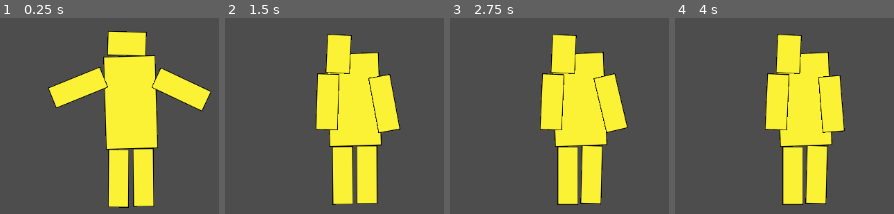
Above: before the commit, frames 1-4 (left to right).
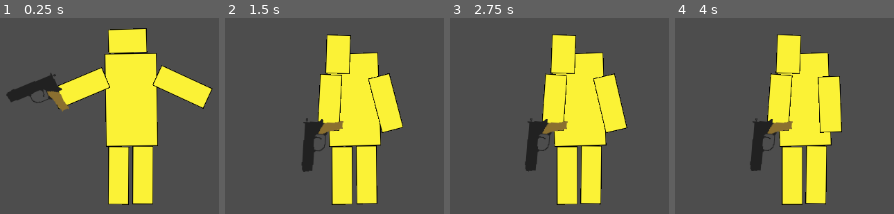
Above: after the commit, the same moments.

Repository: Jacob-Hawksley/Collision-Course
Game: Godot game, scene res://main.tscn
The game is run twice, just before and just after one commit, with the same random seed, the same clock (stepped at 60 frames per second) and the same inputs.
Inputs (mouse positions are in pixels of both pictures, inside the frame that each line leads up to):
- Up to frame 1 (0.25 s): no input
- Up to frame 2 (1.5 s): tap Enter at 0.5 s; move the mouse to (outside the picture) at 0.52 s; click (outside the picture) at 0.6 s; move the mouse to (417, 63) at 1.27 s; click (417, 63) at 1.35 s
- Up to frame 3 (2.75 s): move the mouse to (outside the picture) at 2.02 s; click (outside the picture) at 2.1 s
- Up to frame 4 (4 s): move the mouse to (outside the picture) at 2.77 s; click (outside the picture) at 2.85 s; move the mouse to (outside the picture) at 3.52 s; click (outside the picture) at 3.6 s

The runs differ from the first frame. In frame 1, 7.0% of the frame differs, in the area x 2-97%, y 5-97%; in frame 2, 5.1%; in frame 3, 4.8%; in frame 4, 4.9%.

Commit message:
Added pistol implementation

Diff:
--- /dev/null
+++ b/bullet.gd
@@ -0,0 +1 @@
+extends Area2D
--- /dev/null
+++ b/bullet.tscn
@@ -0,0 +1,24 @@
+[gd_scene load_steps=4 format=3 uid="uid://cl1edq5gg2k84"]
+
+[ext_resource type="Texture2D" uid="uid://b2que0fb06tlq" path="res://bullet.png" id="1_v7oki"]
+[ext_resource type="Script" uid="uid://dsmmfqrnw0rhl" path="res://bullet.gd" id="1_v8qja"]
+
+[sub_resource type="SpriteFrames" id="SpriteFrames_v8qja"]
+animations = [{
+"frames": [{
+"duration": 1.0,
+"texture": ExtResource("1_v7oki")
+}],
+"loop": true,
+"name": &"default",
+"speed": 5.0
+}]
+
+[node name="Bullet" type="Area2D"]
+script = ExtResource("1_v8qja")
+
+[node name="AnimatedSprite2D" type="AnimatedSprite2D" parent="."]
+sprite_frames = SubResource("SpriteFrames_v8qja")
+
+[node name="CollisionPolygon2D" type="CollisionPolygon2D" parent="."]
+polygon = PackedVector2Array(-25, 32, 25, 32, 25, 23, 21, 23, 21, 20, 24, 20, 24, -17, 23, -17, 23, -19, 22, -19, 22, -22, 21, -22, 21, -24, 20, -24, 20, -25, 19, -25, 19, -26, 18, -26, 18, -27, 17, -27, 17, -29, 16, -29, 16, -30, 14, -30, 14, -31, 11, -31, 11, -32, 4, -32, 4, -33, -4, -33, -4, -32, -11, -32, -11, -31, -15, -31, -15, -30, -16, -30, -16, -29, -18, -29, -18, -27, -19, -27, -19, -26, -20, -26, -20, -25, -21, -25, -21, -24, -22, -24, -22, -22, -23, -22, -23, -19, -24, -19, -24, -17, -25, -17, -25, 21, -22, 21, -22, 23, -25, 23)
--- a/main.gd
+++ b/main.gd
@@ -1,2 +1,2 @@
 extends Node
-var leftweapon1 = null
+var leftweapon1 = preload("res://pistol.tscn")
--- /dev/null
+++ b/pistol.gd
@@ -0,0 +1,10 @@
+extends AnimatedSprite2D
+
+@onready var bullet = preload("res://bullet.tscn")
+@onready var crosshair = $Marker2D
+
+func _process(delta: float) -> void:
+	if Input.is_action_just_pressed('shoot'):
+		var b = bullet.instantiate()
+		get_node("/root/Main").add_child(b)
+		b.transform = crosshair.transform
--- a/pistol.tscn
+++ b/pistol.tscn
@@ -1,6 +1,7 @@
-[gd_scene load_steps=3 format=3 uid="uid://x4c162ynut6l"]
+[gd_scene load_steps=4 format=3 uid="uid://x4c162ynut6l"]
 
 [ext_resource type="Texture2D" uid="uid://02sclbtwclia" path="res://pistol.png" id="1_08c3m"]
+[ext_resource type="Script" uid="uid://cgdpmsv7k6w34" path="res://pistol.gd" id="2_bttkv"]
 
 [sub_resource type="SpriteFrames" id="SpriteFrames_bttkv"]
 animations = [{
@@ -15,6 +16,8 @@
 
 [node name="Pistol" type="AnimatedSprite2D"]
 sprite_frames = SubResource("SpriteFrames_bttkv")
+flip_h = true
+script = ExtResource("2_bttkv")
 
 [node name="Marker2D" type="Marker2D" parent="."]
-position = Vector2(38, -18)
+position = Vector2(-37, -20)
--- a/player_1.gd
+++ b/player_1.gd
@@ -1,6 +1,7 @@
 extends CharacterBody2D
-var weaponactive = false
-
+var leftweaponactive = false
+@onready var leftarm = $LArm
+@onready var rightarm = $RArm
 const SPEED = 300.0
 const JUMP_VELOCITY = -400.0
 
@@ -9,13 +10,11 @@
 	# Add the gravity.
 	if not is_on_floor():
 		velocity += get_gravity() * delta
+
 func _process(delta: float) -> void:
-
-
-
-	move_and_slide()
-
+	if not leftweaponactive:
+		newweapon(Main.leftweapon1)
 func newweapon(weapon):
-	weaponactive = true
+	leftweaponactive = true
 	var leftweapon = weapon.instantiate()
-	add_child(leftweapon)
+	leftarm.add_child(leftweapon)
--- a/player_1.tscn
+++ b/player_1.tscn
@@ -172,16 +172,17 @@
 sprite_frames = SubResource("SpriteFrames_x4625")
 
 [node name="LArm" type="RigidBody2D" parent="."]
+position = Vector2(-142, -41)
 collision_layer = 2
 collision_mask = 2
 
 [node name="CollisionShape2D" type="CollisionShape2D" parent="LArm"]
-position = Vector2(-76, -39)
+position = Vector2(65.5, 7)
 rotation = 1.5708
 shape = SubResource("RectangleShape2D_tenil")
 
 [node name="AnimatedSprite2D" type="AnimatedSprite2D" parent="LArm"]
-position = Vector2(-78, -38)
+position = Vector2(63.5, 8)
 sprite_frames = SubResource("SpriteFrames_l7vjq")
 
 [node name="Head" type="RigidBody2D" parent="."]
--- a/project.godot
+++ b/project.godot
@@ -23,6 +23,14 @@
 
 enabled=PackedStringArray("res://addons/godot_super-wakatime/plugin.cfg")
 
+[input]
+
+shoot={
+"deadzone": 0.2,
+"events": [Object(InputEventMouseButton,"resource_local_to_scene":false,"resource_name":"","device":-1,"window_id":0,"alt_pressed":false,"shift_pressed":false,"ctrl_pressed":false,"meta_pressed":false,"button_mask":1,"position":Vector2(679, 21),"global_position":Vector2(693, 94),"factor":1.0,"button_index":1,"canceled":false,"pressed":true,"double_click":false,"script":null)
+]
+}
+
 [rendering]
 
 renderer/rendering_method="gl_compatibility"
Not shown, added: bullet.gd.uid
Binary file added: bullet.png
Not shown, added: bullet.png.import
Not shown, added: pistol.gd.uid
